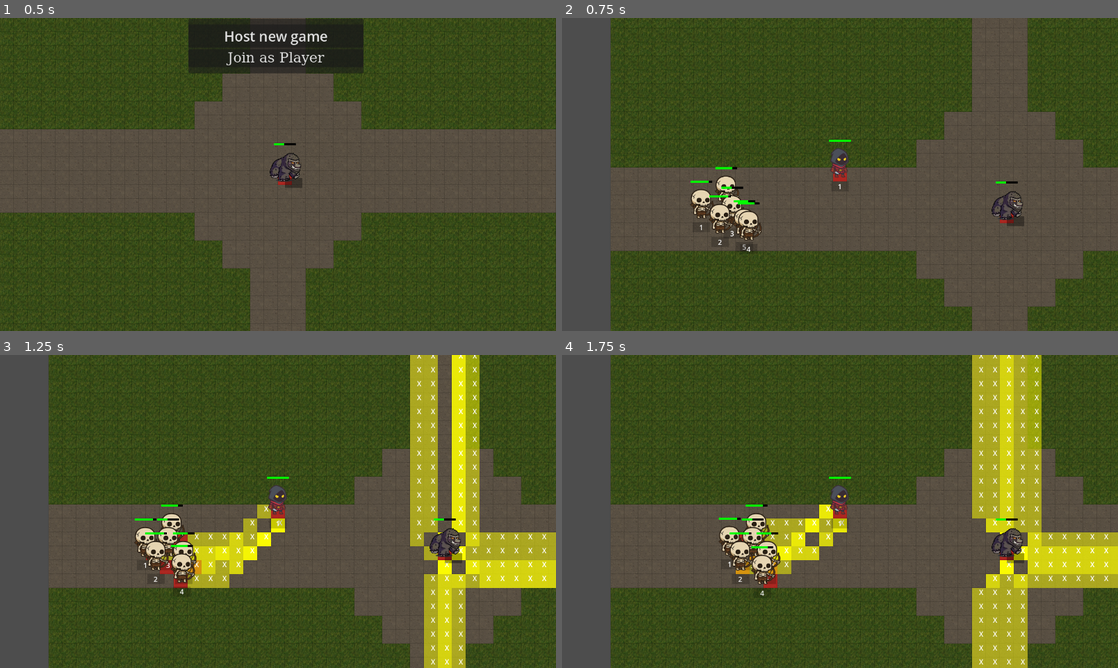
Above: before the commit, frames 1-4 (two rows, left to right).
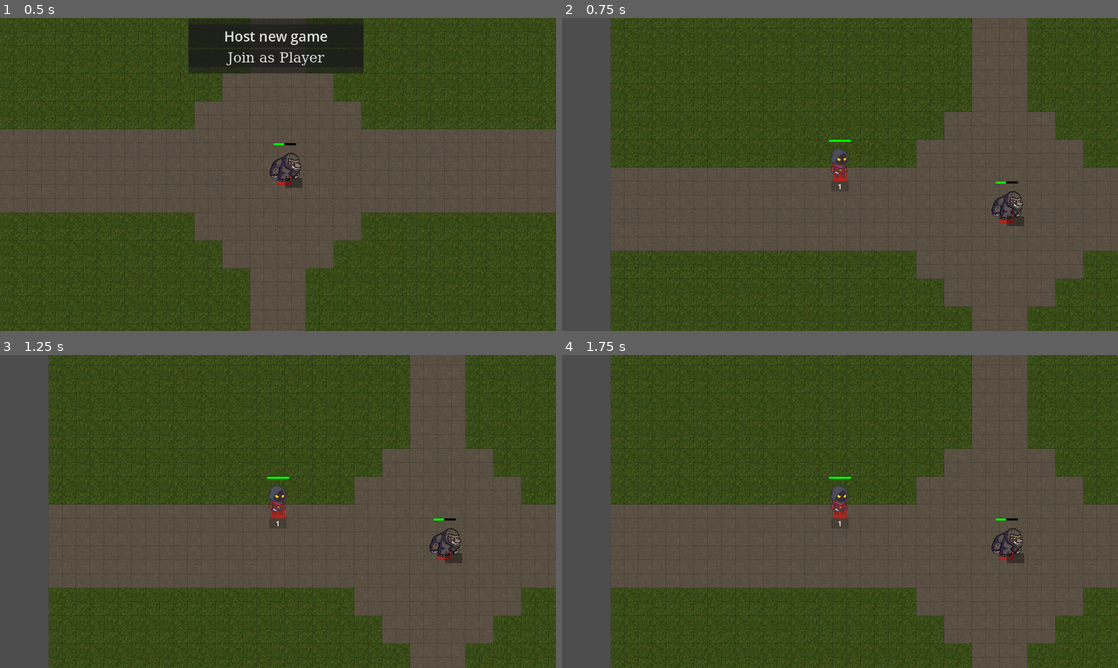
Above: after the commit, the same moments.

Repository: LucasJappert/moomoo-lan-party
Game: Godot game, scene res://scenes/game.tscn
The game is run twice, just before and just after one commit, with the same random seed, the same clock (stepped at 60 frames per second) and the same inputs.
Inputs (mouse positions are in pixels of both pictures, inside the frame that each line leads up to):
- Up to frame 1 (0.5 s): no input
- Up to frame 2 (0.75 s): click "Host new game" at 0.5 s
- Up to frame 3 (1.25 s): no input
- Up to frame 4 (1.75 s): tap Enter at 1.25 s; move the mouse to (962, 495) at 1.27 s; click (962, 495) at 1.42 s

Frame 1 is identical in both runs. In frame 2, 1.4% of the frame differs, in the area x 23-36%, y 47-75%; in frame 3, 15%; in frame 4, 16%, in the area x 28-100%, y 0-100%.

Commit message:
save progresses (not working)

Diff:
--- a/scenes/entity/enemy_scene.tscn
+++ b/scenes/entity/enemy_scene.tscn
@@ -18,7 +18,7 @@
 script = ExtResource("2_4sfg8")
 vision_radius = 400.0
 
-[node name="EnemySynchronizer" type="MultiplayerSynchronizer" parent="." index="3"]
+[node name="EnemySynchronizer" type="MultiplayerSynchronizer" parent="." index="0"]
 replication_config = SubResource("SceneReplicationConfig_xrr2a")
 
 [node name="AreaVision" type="Area2D" parent="." index="4"]
--- a/scenes/entity/player_scene.tscn
+++ b/scenes/entity/player_scene.tscn
@@ -3,34 +3,35 @@
 [ext_resource type="PackedScene" uid="uid://dh82ovsrtutto" path="res://scenes/entity/entity_scene.tscn" id="1_wbrma"]
 [ext_resource type="Texture2D" uid="uid://b55rbh85p2cfw" path="res://assets/heros/1.png" id="2_uuy8k"]
 [ext_resource type="Script" uid="uid://q3chynnhllhm" path="res://scripts/entity/player.gd" id="2_ylf3p"]
-[ext_resource type="Script" uid="uid://c6fuinfxsetjw" path="res://scripts/input_synchronizer.gd" id="3_caynj"]
+[ext_resource type="Script" uid="uid://bnkb0n5ca0ndt" path="res://scripts/entity/input_synchronizer.gd" id="3_ylf3p"]
 
 [sub_resource type="SceneReplicationConfig" id="SceneReplicationConfig_2y2wq"]
-properties/0/path = NodePath(".:peer_id")
+properties/0/path = NodePath(".:position")
 properties/0/spawn = true
 properties/0/replication_mode = 1
-properties/1/path = NodePath(".:position")
+properties/1/path = NodePath(".:direction")
 properties/1/spawn = true
 properties/1/replication_mode = 1
-properties/2/path = NodePath(".:direction")
+properties/2/path = NodePath(".:player_id")
 properties/2/spawn = true
 properties/2/replication_mode = 1
 
-[sub_resource type="SceneReplicationConfig" id="SceneReplicationConfig_mfnq8"]
-properties/0/path = NodePath("InputSynchronizer:target_position")
+[sub_resource type="SceneReplicationConfig" id="SceneReplicationConfig_uyepr"]
+properties/0/path = NodePath("InputSynchronizer:right_click_mouse_pos")
 properties/0/spawn = true
 properties/0/replication_mode = 1
 
 [node name="Player" instance=ExtResource("1_wbrma")]
 script = ExtResource("2_ylf3p")
+player_id = 0
 
-[node name="Sprite2D" parent="." index="1"]
-texture = ExtResource("2_uuy8k")
-
-[node name="PlayerSynchronizer" type="MultiplayerSynchronizer" parent="." index="4"]
+[node name="PlayerSynchronizer" type="MultiplayerSynchronizer" parent="." index="0"]
 replication_config = SubResource("SceneReplicationConfig_2y2wq")
 
-[node name="InputSynchronizer" type="MultiplayerSynchronizer" parent="." index="5"]
+[node name="InputSynchronizer" type="MultiplayerSynchronizer" parent="." index="1"]
 unique_name_in_owner = true
-replication_config = SubResource("SceneReplicationConfig_mfnq8")
-script = ExtResource("3_caynj")
+replication_config = SubResource("SceneReplicationConfig_uyepr")
+script = ExtResource("3_ylf3p")
+
+[node name="Sprite2D" parent="." index="3"]
+texture = ExtResource("2_uuy8k")
--- a/scenes/game.tscn
+++ b/scenes/game.tscn
@@ -59,11 +59,6 @@
 tile_size = Vector2i(64, 64)
 navigation_layer_0/layers = 1
 sources/0 = SubResource("TileSetAtlasSource_yqjtg")
-
-[sub_resource type="NavigationPolygon" id="NavigationPolygon_p57ef"]
-vertices = PackedVector2Array(1729.05, 1107.08, -391.844, 1125.9, -369.141, -416.047, 1736.94, -428.93)
-polygons = Array[PackedInt32Array]([PackedInt32Array(0, 1, 2, 3)])
-outlines = Array[PackedVector2Array]([PackedVector2Array(-379, -426, 1747, -439, 1739, 1117, -402, 1136)])
 
 [sub_resource type="SystemFont" id="SystemFont_p57ef"]
 
@@ -241,21 +236,17 @@
 tile_set = SubResource("TileSet_lnu2h")
 navigation_enabled = false
 
-[node name="DynamicObstacleRegion" type="NavigationRegion2D" parent="."]
-visible = false
-navigation_polygon = SubResource("NavigationPolygon_p57ef")
-
-[node name="DebugNavArea" type="Polygon2D" parent="DynamicObstacleRegion"]
-color = Color(1, 1, 1, 0.411765)
-
-[node name="DebugObstacle" type="Polygon2D" parent="DynamicObstacleRegion"]
-
 [node name="MultiplayerSpawner" type="MultiplayerSpawner" parent="."]
-_spawnable_scenes = PackedStringArray("res://scenes/player_scene.tscn")
+_spawnable_scenes = PackedStringArray("uid://bs7blwah20esy")
 spawn_path = NodePath("../Players")
+
+[node name="EnemiesSpawner" type="MultiplayerSpawner" parent="."]
+_spawnable_scenes = PackedStringArray("uid://cj8vdyvtjs0ju")
+spawn_path = NodePath("../Enemies")
 
 [node name="Players" type="Node2D" parent="."]
 z_index = 2
+z_as_relative = false
 y_sort_enabled = true
 
 [node name="Enemies" type="Node2D" parent="."]
@@ -267,10 +258,6 @@
 z_index = 2
 z_as_relative = false
 y_sort_enabled = true
-
-[node name="EnemiesSpawner" type="MultiplayerSpawner" parent="."]
-_spawnable_scenes = PackedStringArray("res://scenes/enemy_scene.tscn")
-spawn_path = NodePath("../Enemies")
 
 [node name="GridDebugger" type="Node2D" parent="."]
 script = ExtResource("6_p57ef")
--- a/scripts/entity/entity.gd
+++ b/scripts/entity/entity.gd
@@ -7,11 +7,13 @@
 @onready var area_attack = $AreaAttack
 @onready var area_attack_collision_shape = $AreaAttack/CollisionShape2D
 @onready var path_line: Line2D = $PathLine
-@export var id: int:
+var id := 0:
 	set(value):
 		id = value
-		name = str(id)
-var combat_data := CombatData.new()
+		name = str(value)
+		print("set(value): " + name + ". type: ")
+
+var combat_data: CombatData
 var mov_speed: float = 100.0
 var direction: Vector2 = Vector2.ZERO
 
@@ -22,21 +24,26 @@
 var target_pos = null
 
 func _ready():
-	print("_ready entity")
 	collision_layer = 1
 	collision_mask = 1
 	hud.initialize(self)
 
+func _server_verify_right_click_mouse_pos(_delta: float):
+	# Implemented in Player
+	pass
+
 func _process(delta: float) -> void:
 	hud._process(delta)
 
+	_server_verify_right_click_mouse_pos(delta)
+
 func _physics_process(delta):
+	_server_move_along_path(delta)
+
+func _server_move_along_path(_delta: float):
 	if not multiplayer.is_server():
 		return
 
-	move_along_path(delta)
-
-func move_along_path(_delta: float):
 	if is_target_entity_in_attack_area():
 		current_path = []
 
@@ -73,3 +80,5 @@
 
 func die():
 	queue_free()
+
+# Corregir problema cuando se une otro jugador
--- a/scripts/entity/hud.gd
+++ b/scripts/entity/hud.gd
@@ -8,7 +8,6 @@
 func initialize(_entity: Entity):
 	entity = _entity
 	_is_moomoo = entity is Moomoo
-	print(entity is Moomoo)
 	if _health_bar:
 		_health_bar.size = Vector2(50, 5)
 		var bg_style = StyleBoxFlat.new()
--- /dev/null
+++ b/scripts/entity/input_synchronizer.gd
@@ -0,0 +1,30 @@
+extends MultiplayerSynchronizer
+
+@onready var player = get_parent()
+
+@export var right_click_mouse_pos = null
+
+func _ready():
+	if get_multiplayer_authority() != multiplayer.get_unique_id():
+		set_process(false)
+		set_physics_process(false)
+		set_process_unhandled_input(false) # 👈 ESTA LÍNEA FALTABA
+
+func _unhandled_input(event):
+	if event is InputEventMouseButton and event.button_index == MOUSE_BUTTON_RIGHT and event.pressed:
+		print("---------------------------- INICIO _unhandled_input")
+		print("RIGHT MOUSE BUTTON CLICKED. player id: " + str(player.name))
+		print("multiplayer.is_server(): " + str(multiplayer.is_server()))
+		print("get_multiplayer_authority: " + str(get_multiplayer_authority()))
+		print("multiplayer.get_unique_id: " + str(multiplayer.get_unique_id()))
+		print("---------------------------- FIN _unhandled_input")
+
+	if get_multiplayer_authority() != multiplayer.get_unique_id():
+		return
+
+	if event is InputEventMouseButton and event.button_index == MOUSE_BUTTON_RIGHT and event.pressed:
+		print("asd RIGHT MOUSE BUTTON CLICKED. player id: " + str(player.name))
+		right_click_mouse_pos = player.get_global_mouse_position()
+
+func _physics_process(_delta: float) -> void:
+	pass
--- a/scripts/entity/moomoo.gd
+++ b/scripts/entity/moomoo.gd
@@ -3,6 +3,5 @@
 extends Entity
 
 func _ready():
-	print("_ready moomoo")
 	super._ready()
 	pass
--- a/scripts/entity/player.gd
+++ b/scripts/entity/player.gd
@@ -2,22 +2,33 @@
 
 extends Entity
 
+var right_click_mouse_pos = null
+@export var player_id: int = 0
+
+func set_player_id(value: int) -> void:
+	player_id = value
+	name = str(player_id)
+	print("set_player_id player id: " + str(player_id))
+
+func _enter_tree():
+	print("🌲 Player entered tree. player_id = ", player_id, " | my unique id = ", multiplayer.get_unique_id())
+	# if player_id == 0 && not multiplayer.is_server():
+	# 	set_player_id(multiplayer.get_unique_id())
+	# if multiplayer.is_server() or player_id == multiplayer.get_unique_id():
+	# 	if %InputSynchronizer and player_id != 0:
+	# 		%InputSynchronizer.set_multiplayer_authority(player_id)
+	# 		print("🟢 Autoridad seteada a InputSynchronizer: " + str(player_id))
+
+
 func _ready():
 	super._ready()
 	mov_speed = 200
-	%InputSynchronizer.set_multiplayer_authority(id)
-	if id == multiplayer.get_unique_id():
+	if player_id == multiplayer.get_unique_id():
 		MyCamera.create_camera(self)
 
-
-func _unhandled_input(event):
-	print("_unhandled_input, id: " + name)
-	if not multiplayer.is_server():
-		return
-
-	if event is InputEventMouseButton and event.button_index == MOUSE_BUTTON_RIGHT and event.pressed:
-		var mouse_pos = get_global_mouse_position()
+func _server_verify_right_click_mouse_pos(_delta: float):
+	if right_click_mouse_pos != %InputSynchronizer.right_click_mouse_pos:
+		right_click_mouse_pos = %InputSynchronizer.right_click_mouse_pos
 		var from_cell = AStarGridManager.world_to_cell(target_pos if target_pos != null else global_position)
-		var to_cell = AStarGridManager.world_to_cell(mouse_pos)
-
+		var to_cell = AStarGridManager.world_to_cell(right_click_mouse_pos)
 		current_path = AStarGridManager.find_path(from_cell, to_cell)
--- a/scripts/game.gd
+++ b/scripts/game.gd
@@ -1,6 +1,4 @@
 extends Node2D
-
-@onready var dynamic_nav_region: NavigationRegion2D = $DynamicObstacleRegion
 
 func _ready():
 	pass
--- a/scripts/game_manager.gd
+++ b/scripts/game_manager.gd
@@ -40,7 +40,7 @@
 	%MultiplayerHUD.hide()
 	MultiplayerManager.become_host()
 
-	ENEMIES_WAVES_CONTROLLER.start_wave(1)
+	# ENEMIES_WAVES_CONTROLLER.start_wave(1)
 
 func _on_join_as_player_pressed() -> void:
 	%MultiplayerHUD.hide()
--- a/scripts/input_synchronizer.gd
+++ /dev/null
@@ -1,44 +0,0 @@
-extends MultiplayerSynchronizer
-
-@onready var player: CharacterBody2D = get_parent()
-
-@export var target_position: Vector2 = Vector2.ZERO
-
-func _ready():
-	if get_multiplayer_authority() != multiplayer.get_unique_id():
-		set_process(false)
-		set_physics_process(false)
-
-func _input(event):
-	if get_multiplayer_authority() != multiplayer.get_unique_id():
-		return
-
-	if event is InputEventMouseButton:
-		if event.button_index == MOUSE_BUTTON_RIGHT and event.pressed:
-			print("Right mouse button clicked. Player id: " + player.name)
-			target_position = player.get_global_mouse_position()
-
-# func _physics_process(_delta: float):
-# 	if nav_agent.is_navigation_finished():
-# 		return
-
-# 	var distance_to_target = player.global_position.distance_to(nav_agent.target_position)
-# 	if distance_to_target <= player.collision_shape.shape.radius:
-# 		nav_agent.set_target_position(player.global_position)
-# 		player.velocity = Vector2.ZERO
-# 		return
-
-# 	var next_point = nav_agent.get_next_path_position()
-# 	var dir = (next_point - player.global_position).normalized()
-# 	player.velocity = dir * player.speed
-
-# func _unhandled_input(event):
-# 	# print("is_multiplayer_authority(): " + str(is_multiplayer_authority()))
-# 	# if not is_multiplayer_authority():
-# 	# 	return
-# 	if event is InputEventMouseButton and event.button_index == F and event.pressed:
-# 		print("Right mouse button clicked. Player id: " + player.name)
-# 		print("is_multiplayer_authority(): " + str(is_multiplayer_authority()))
-# 		if multiplayer.get_unique_id() != get_multiplayer_authority():
-# 			return
-# 		nav_agent.set_target_position(player.get_global_mouse_position())
--- a/scripts/models/combat_data.gd
+++ b/scripts/models/combat_data.gd
@@ -1,6 +1,4 @@
 class_name CombatData
-
-const ArrackTypes = preload("res://scripts/types/attack_types.gd")
 
 var max_hp: int = 100
 var physical_defense: int = 0
@@ -10,7 +8,7 @@
 var crit_multiplier: float = 1.0
 var attack_speed: float = 1.0
 var attack_range: int = 0
-var attack_type := ArrackTypes.MELEE
+var attack_type := AttackTypes.MELEE
 var projectile_type: String = ""
 var skills: Array[Skill] = []
 
--- a/scripts/multiplayer_manager.gd
+++ b/scripts/multiplayer_manager.gd
@@ -35,12 +35,16 @@
 
 func _add_player_to_game(id):
 	var player = player_scene.instantiate()
-	player.id = id
+	player.set_player_id(id)
 	player.global_position = Vector2(4 * 64 + 16, 4 * 64 + 16)
-	players_node.add_child(player)
+	players_node.add_child(player, true)
+
+	if multiplayer.is_server():
+		player.get_node("InputSynchronizer").set_multiplayer_authority(id) # 👈 Esto es clave
+
 	GameManager.players[id] = player
 	AStarGridManager.set_cell_blocked_from_world(player.global_position, true)
-	print("Added player: " + str(id))
+	print("Added player: " + player.name)
 	print("Total players: " + str(players_node.get_child_count()))
 
 func _remove_player_from_game(id):
Not shown, added: scenes/entity/input_synchronizer.gd.uid
Not shown: 1 places in scenes/game.tscn that only renumber resources
Not shown, added: scripts/entity/input_synchronizer.gd.uid
